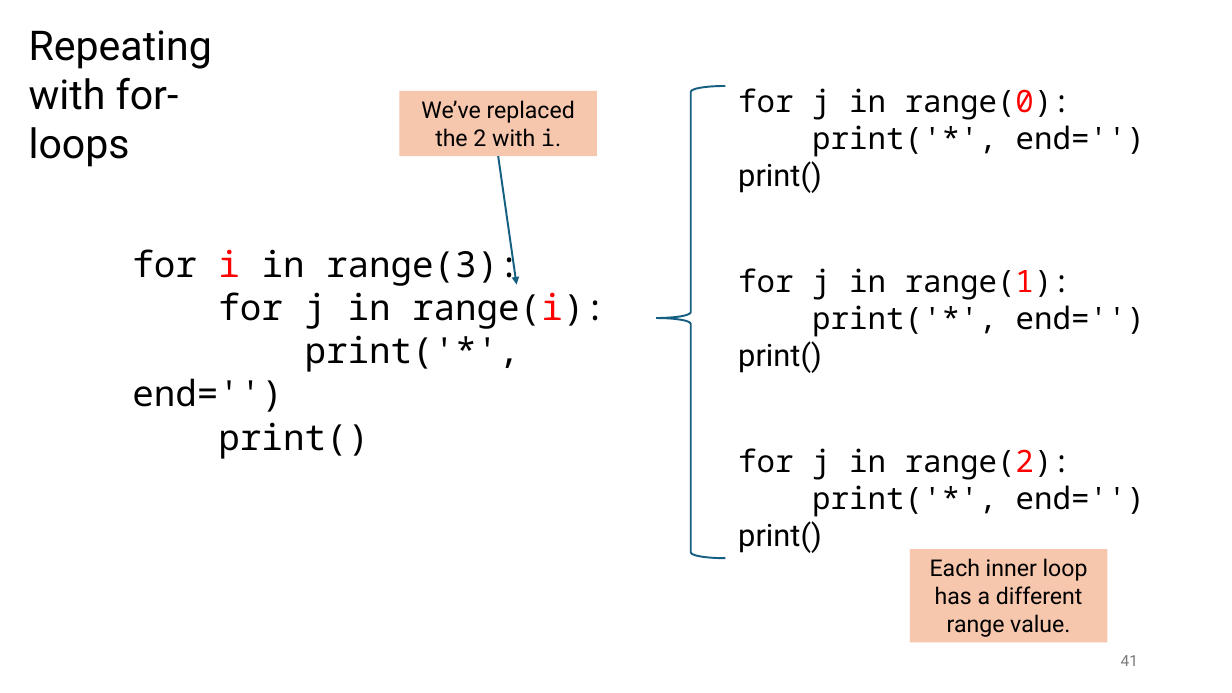
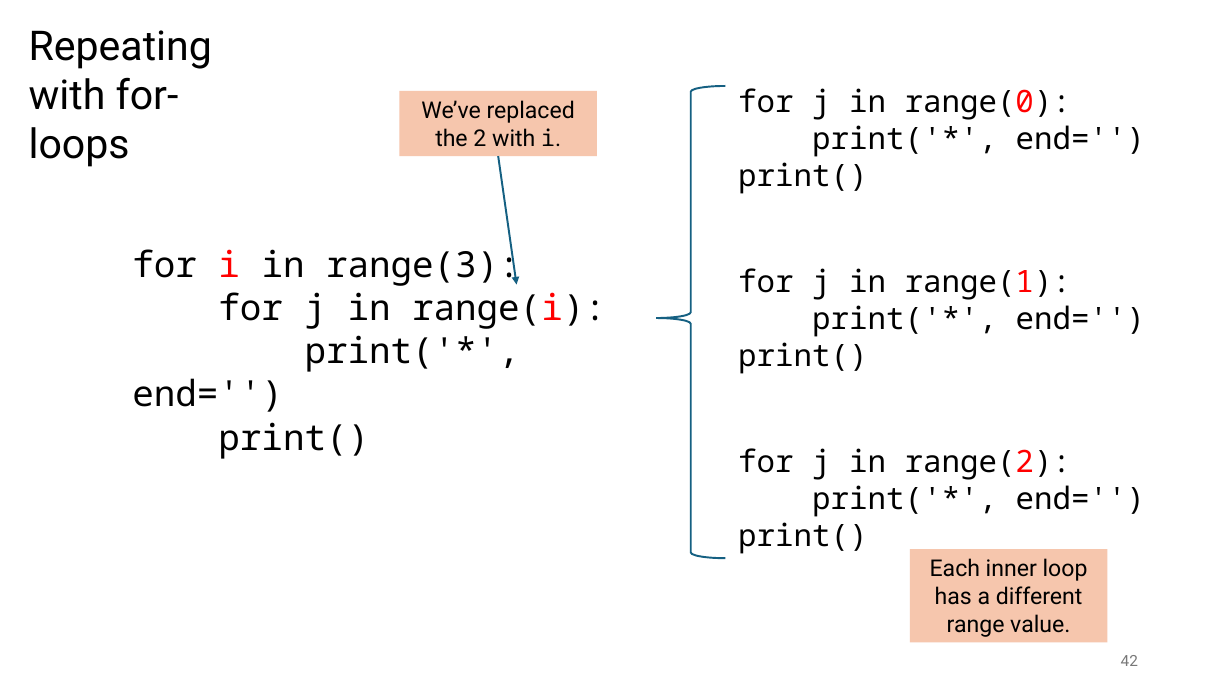
Before and after one commit to tjd1234/cmpt120spring2026, a slide deck: slide 42 of lecture_notes/chapter3/chapter3.pptx (slide 41 before the commit). Drawn at 1232x693 pixels with LibreOffice and Linux fonts; fonts in the diff are those of the drawing. Boxes give left, top, right and bottom in pixels: in the first picture for what was removed or moved away, otherwise in the second. Text is boxed around its words. In the diff, an @@ line names an element or a change of style, - is before the commit and + after.

```diff
--- a/lecture_notes/chapter3/chapter3.pptx
+++ b/lecture_notes/chapter3/chapter3.pptx
@@ text at bbox=[738, 162, 867, 194]: font Roboto to Noto Sans Mono in "print()" @@
@@ text at bbox=[738, 342, 867, 374]: font Roboto to Noto Sans Mono in "print()" @@
@@ text at bbox=[738, 522, 867, 554]: font Roboto to Noto Sans Mono in "print()" @@
@@ page number at bbox=[1121, 655, 1138, 666]: text changed @@
-41
+42
```
Also in this commit, not shown: 2 other slides changed, 1 slide added, 29 other files.
